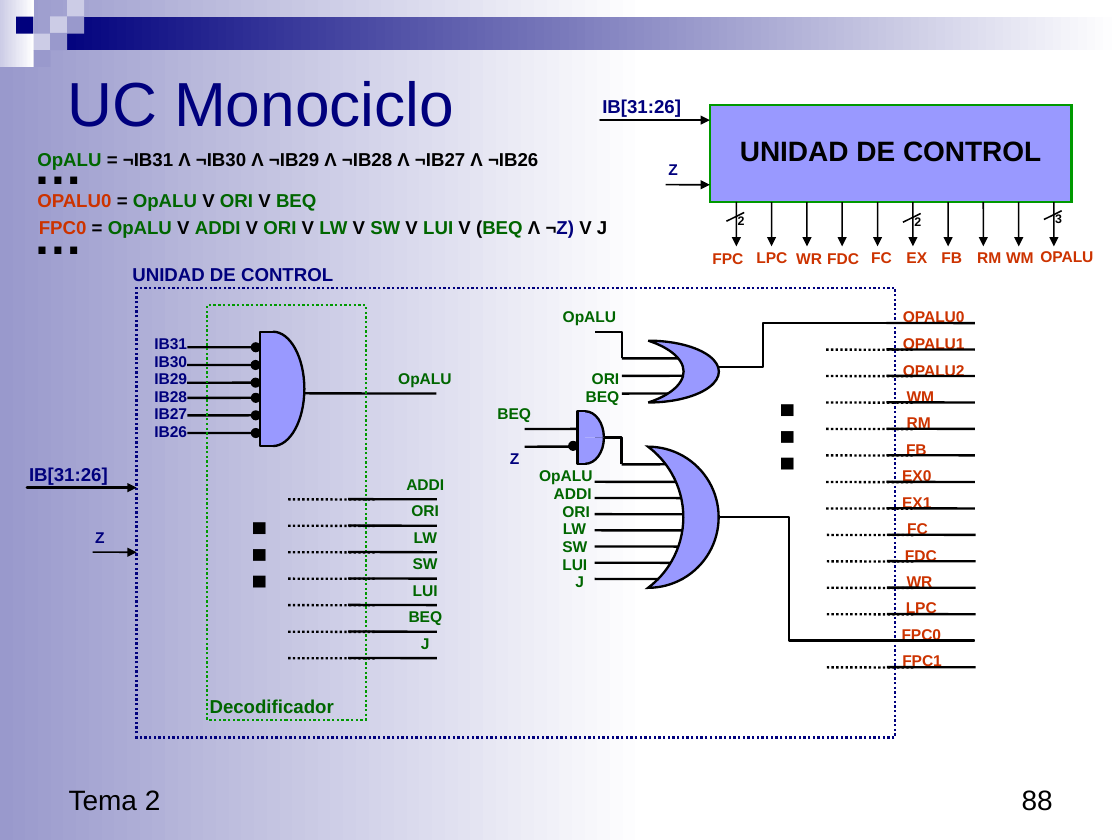
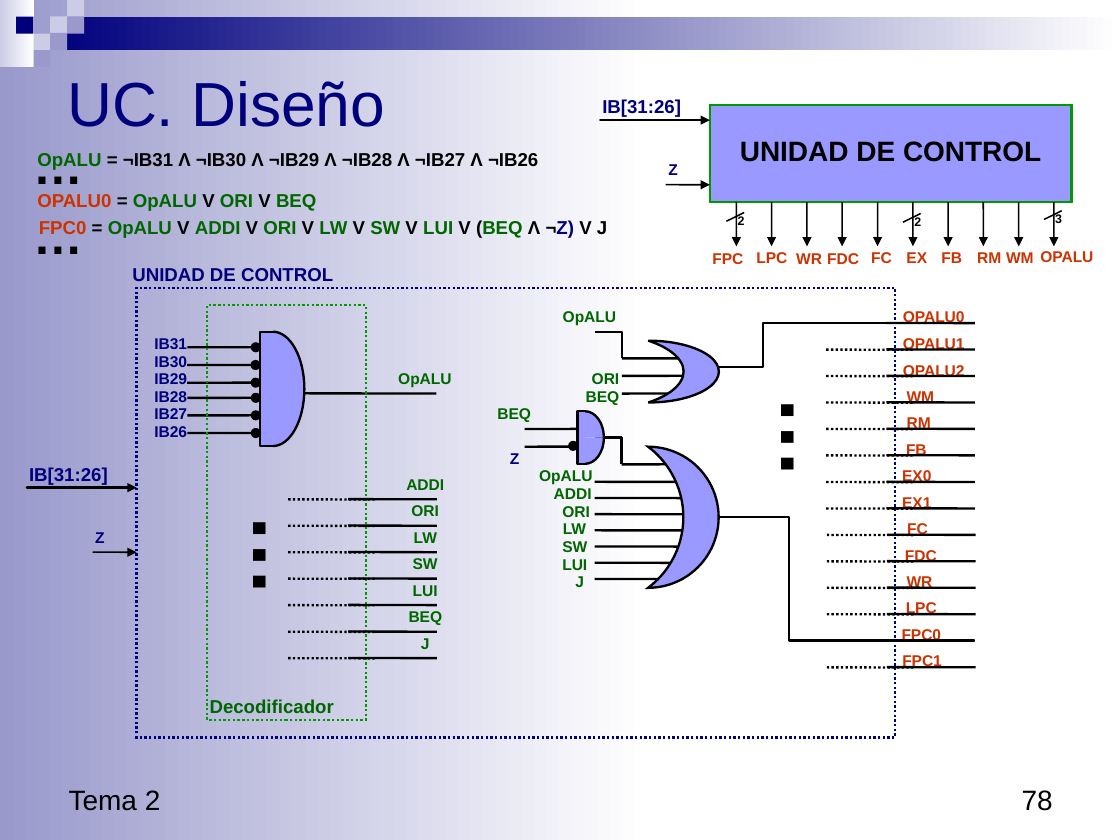
Before and after one commit to luisfromero/fucomp, a slide deck: slide 78 of temas/Tema3.pptx (slide 88 before the commit). Drawn at 1120x840 pixels with LibreOffice and Linux fonts; fonts in the diff are those of the drawing. Boxes give left, top, right and bottom in pixels: in the first picture for what was removed or moved away, otherwise in the second. Text is boxed around its words. In the diff, an @@ line names an element or a change of style, - is before the commit and + after.

```diff
--- a/temas/Tema3.pptx
+++ b/temas/Tema3.pptx
@@ title at <box>67,81,385,127</box>: text changed @@
-UC Monociclo
+UC. Diseño
@@ page number at <box>1022,790,1053,811</box>: text changed @@
-88
+78
```
Also in this commit, not shown: 20 other slides changed, 4 slides added, 8 slides removed, 8 other files.
